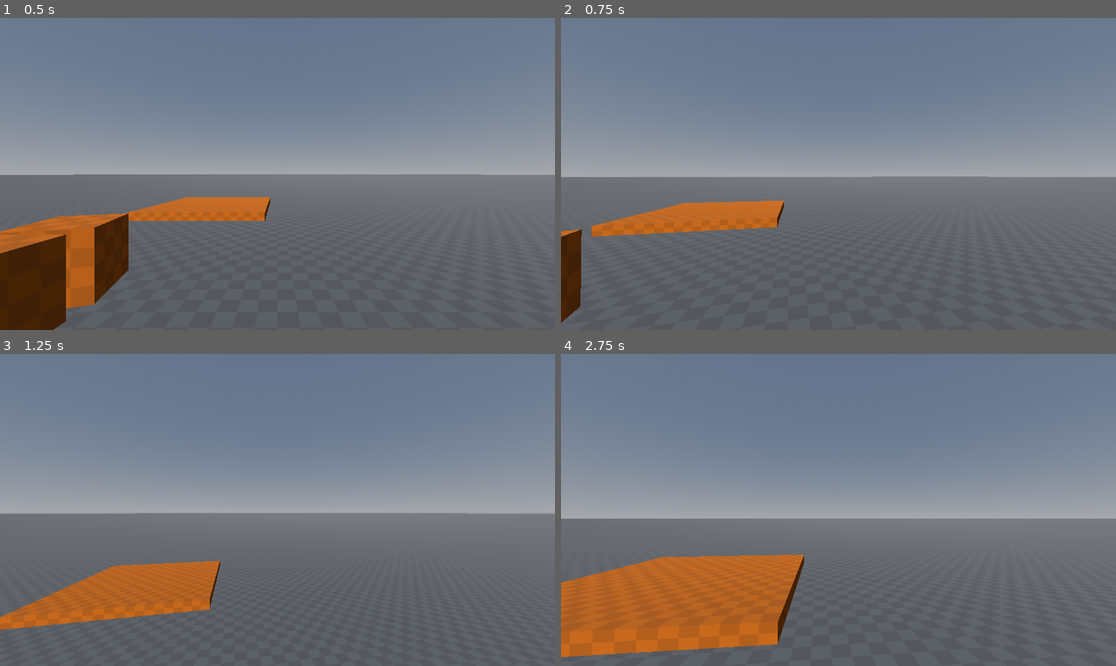
Above: before the commit, frames 1-4 (two rows, left to right).
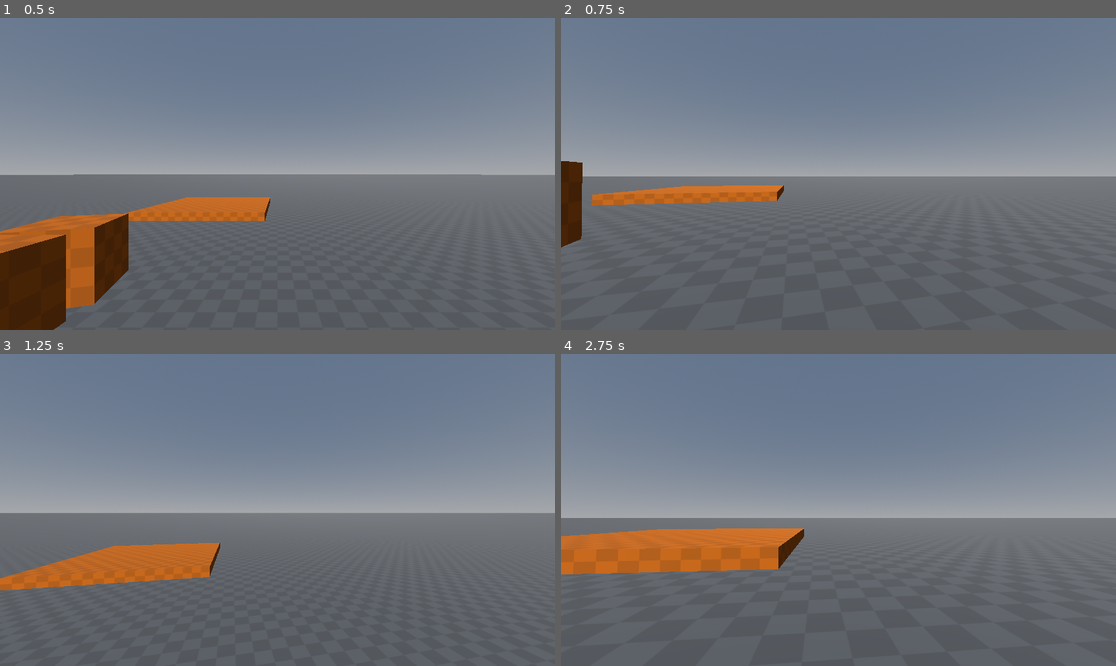
Above: after the commit, the same moments.

Repository: pbentes/Source-Engine-Movement
Game: Godot game, scene res://levels/devtest/devtest.tscn
The game is run twice, just before and just after one commit, with the same random seed, the same clock (stepped at 60 frames per second) and the same inputs.
Inputs (mouse positions are in pixels of both pictures, inside the frame that each line leads up to):
- Up to frame 1 (0.5 s): no input
- Up to frame 2 (0.75 s): tap Enter at 0.5 s; move the mouse to (866, 174) at 0.52 s; hold W (move_forward) from 0.53 s (still down); hold Ctrl (duck) from 0.53 s (still down)
- Up to frame 3 (1.25 s): keep holding W (move_forward); keep holding Ctrl (duck); tap Space (jump) at 0.77 s
- Up to frame 4 (2.75 s): keep holding W (move_forward); move the mouse to (810, 510) at 1.27 s; release Ctrl (duck) at 1.28 s; tap Shift (walk) at 1.35 s; tap Space (jump) at 1.52 s; move the mouse to (849, 503) at 2.02 s; hold Ctrl (duck) from 2.03 s (still down)

Frame 1 is identical in both runs. In frame 2, 6.1% of the frame differs, in the area x 0-100%, y 45-98%; in frame 3, 6.7%; in frame 4, 15%, in the area x 0-100%, y 52-98%.

Commit message:
Added a reset of the elapsed time in the crouch

Diff:
--- a/modules/actors/player/scripts/states/airborne.gd
+++ b/modules/actors/player/scripts/states/airborne.gd
@@ -1,13 +1,16 @@
 extends LocomotionState
 
-@onready var locomotion: CharacterBody3D = $"../../Locomotion"
 @onready var player: Node3D = $"../.."
 @onready var head: Node3D = $"../../Locomotion/Head"
 
 var gravity = ProjectSettings.get_setting("physics/3d/default_gravity")
 
+func enter():
+	if not player.locomotion == null:
+		player.locomotion.elapsed_time = 0.0
+
 func physics_update(delta: float) -> void:
-	if locomotion.is_on_floor():
+	if player.locomotion.is_on_floor():
 		if Input.is_action_pressed("duck"):
 			transition.emit("Ducking")
 			return
@@ -15,9 +18,9 @@
 		transition.emit("Running")
 		return
 
-	locomotion.velocity.y -= gravity * delta
+	player.locomotion.velocity.y -= gravity * delta
 
 	player.process_input()
-	locomotion.velocity = locomotion.update_velocity(delta, false)
+	player.locomotion.velocity = player.locomotion.update_velocity(delta, false)
 
-	locomotion.move_and_slide()
+	player.locomotion.move_and_slide()
--- a/modules/actors/player/scripts/states/ducking.gd
+++ b/modules/actors/player/scripts/states/ducking.gd
@@ -1,6 +1,10 @@
 extends LocomotionState
 
 @onready var player: Node3D = $"../.."
+
+func enter():
+	if not player.locomotion == null:
+		player.locomotion.elapsed_time = 0.0
 
 func physics_update(delta: float) -> void:
 	player.process_input()
--- a/modules/actors/player/scripts/states/running.gd
+++ b/modules/actors/player/scripts/states/running.gd
@@ -1,6 +1,10 @@
 extends LocomotionState
 
 @onready var player: Node3D = $"../.."
+
+func enter():
+	if not player.locomotion == null:
+		player.locomotion.elapsed_time = 0.0
 
 func physics_update(delta: float) -> void:
 	player.process_input()
--- a/modules/actors/player/scripts/states/walking.gd
+++ b/modules/actors/player/scripts/states/walking.gd
@@ -1,6 +1,10 @@
 extends LocomotionState
 
 @onready var player: Node3D = $"../.."
+
+func enter():
+	if not player.locomotion == null:
+		player.locomotion.elapsed_time = 0.0
 
 func physics_update(delta: float) -> void:
 	player.process_input()
